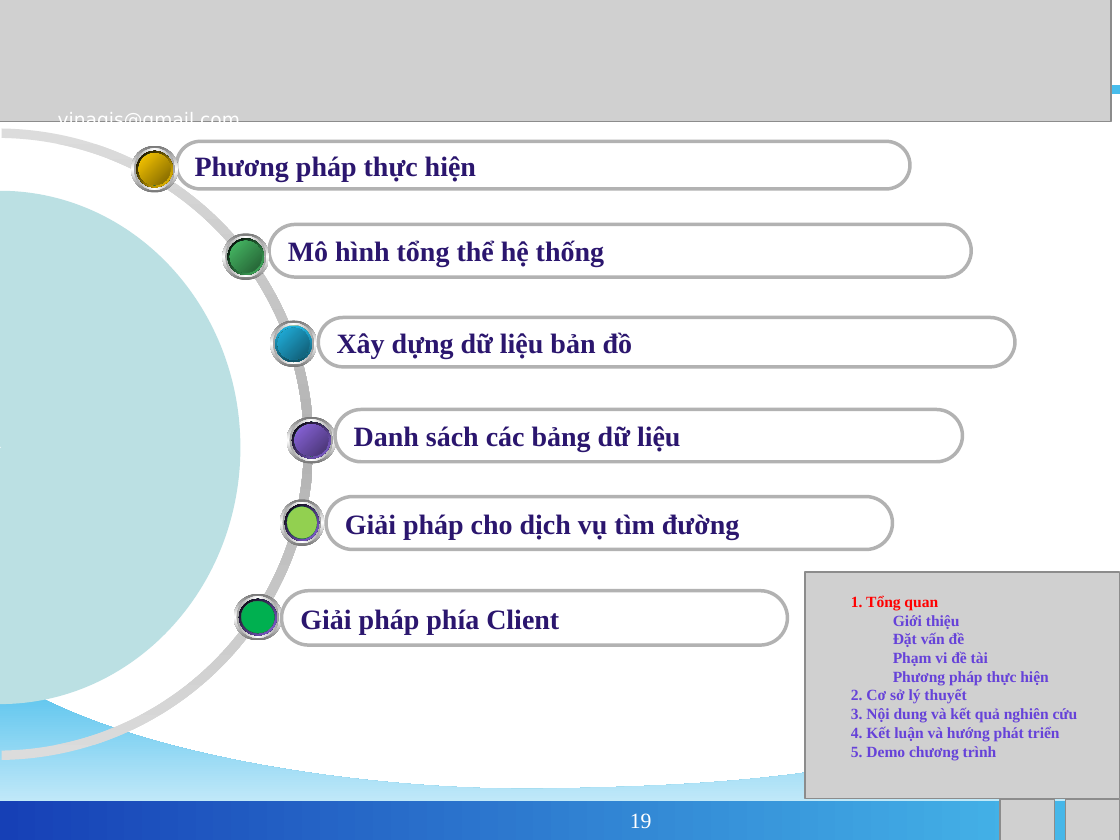
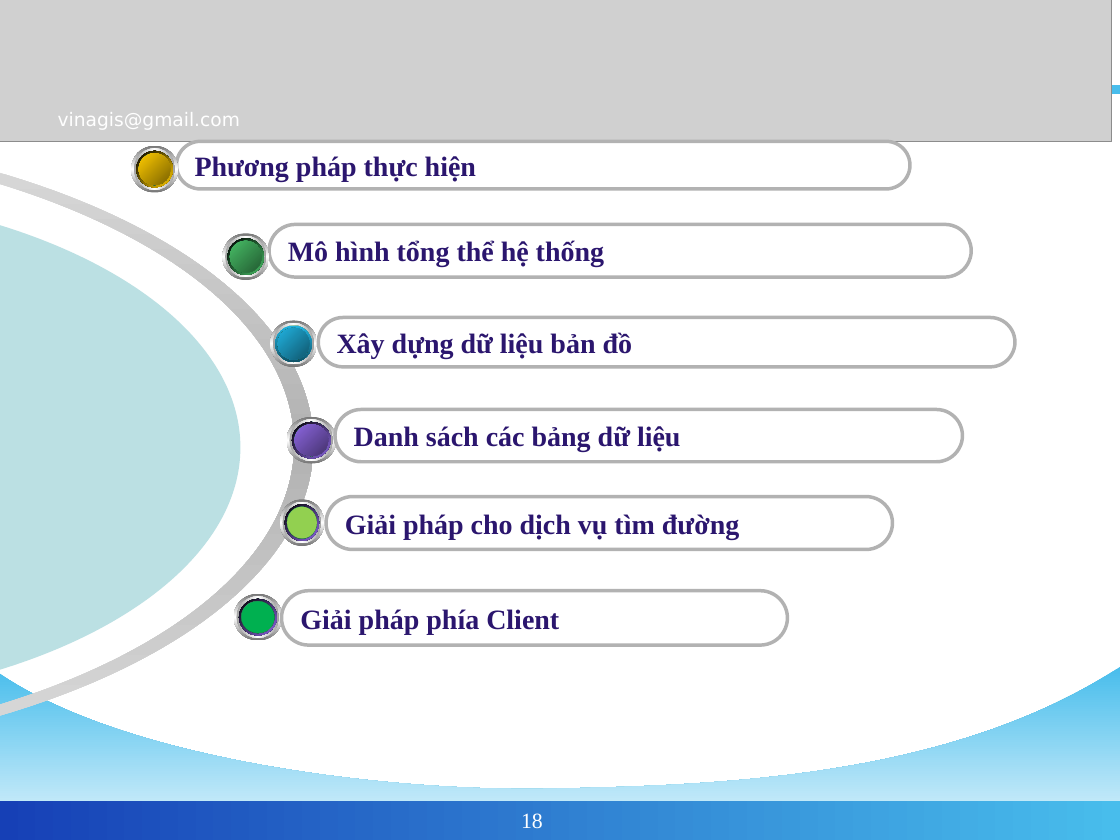
Before and after one commit to phamngsinh/cantho-webgis, a slide deck: slide 18 of Document/Bao Cao/BaoCaoLuanVan2.ppt (slide 19 before the commit). Drawn at 1120x840 pixels with LibreOffice and Linux fonts; fonts in the diff are those of the drawing; grey boxes stand for pictures; background and template pictures are left out. Boxes give left, top, right and bottom in pixels: in the first picture for what was removed or moved away, otherwise in the second. Text is boxed around its words. In the diff, an @@ line names an element or a change of style, - is before the commit and + after.

```diff
--- a/Document/Bao Cao/BaoCaoLuanVan2.ppt
+++ b/Document/Bao Cao/BaoCaoLuanVan2.ppt
@@ picture: place and size @@
-picture at <box>0,0,1111,122</box>
+picture at <box>0,0,1112,142</box>
@@ freeform shape at <box>0,128,313,760</box>: outline redrawn @@
@@ freeform shape at <box>0,192,241,704</box>: outline redrawn @@
@@ picture removed at <box>805,572,1120,799</box> @@
@@ text removed at <box>851,595,1078,760</box> @@
-1. Tổng quan
-Giới thiệu
-Đặt vấn đề
-Phạm vi đề tài
-Phương pháp thực hiện
-2. Cơ sở lý thuyết
-3. Nội dung và kết quả nghiên cứu
-4. Kết luận và hướng phát triển
-5. Demo chương trình
@@ picture removed at <box>1000,800,1055,840</box> @@
@@ picture removed at <box>1065,800,1120,840</box> @@
@@ page number at <box>521,813,543,828</box>: text changed @@
-19
+18
```
Also in this commit, not shown: 26 other slides changed, 2 slides added, 2 slides removed.
